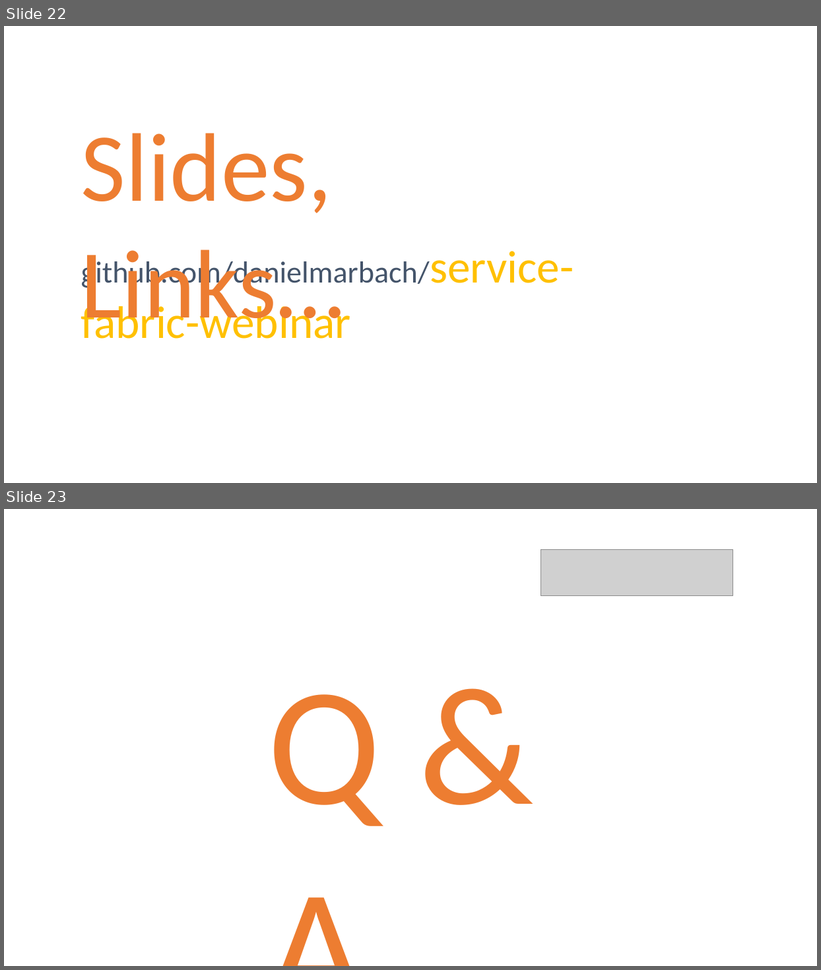
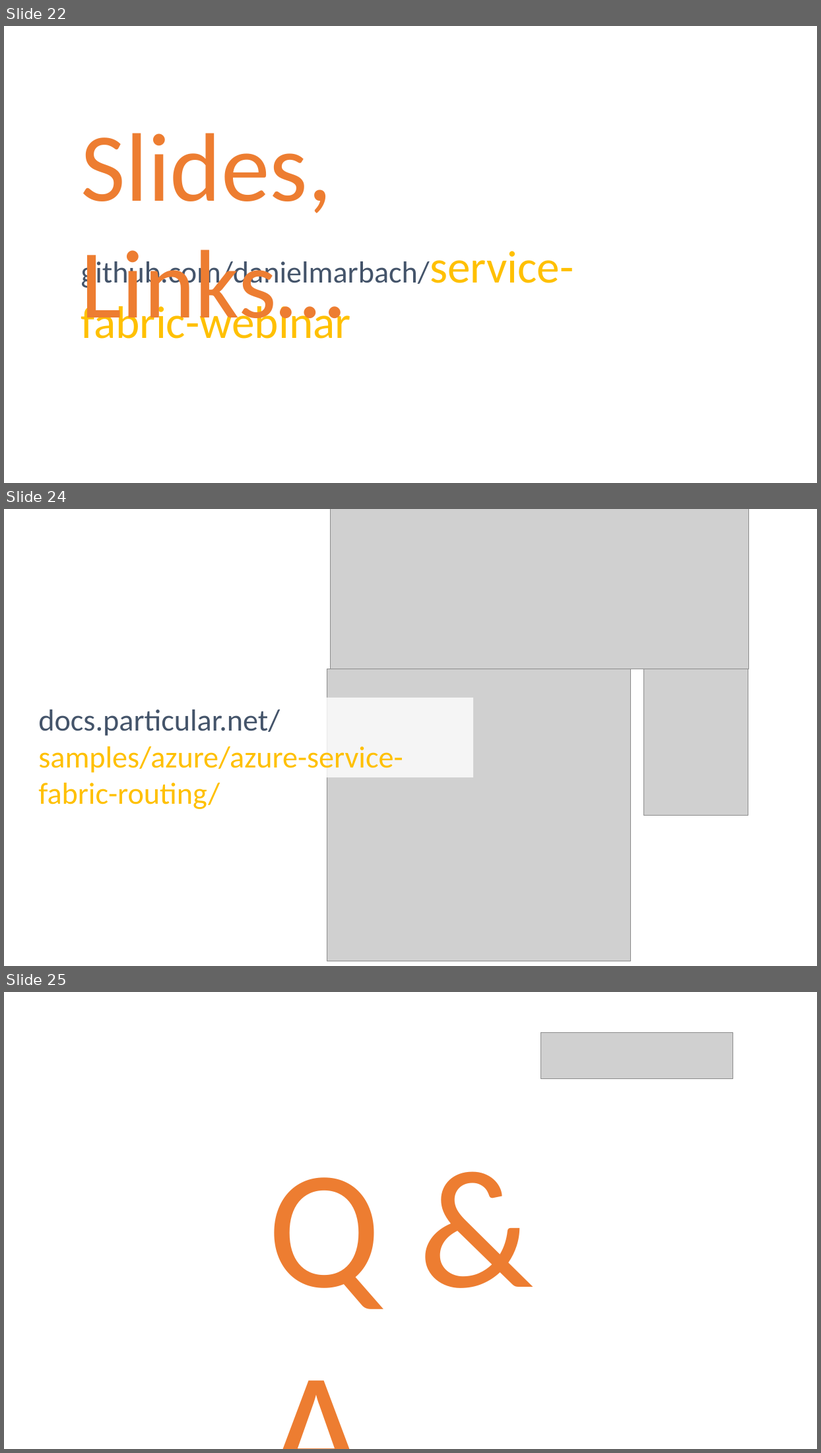
Before and after one commit to danielmarbach/service-fabric-webinar, a slide deck: Slides.pptx. Shown one above the other, each under a label of ours: slides 22 and 23 before the commit, slides 22, 24 and 25 after it; the slides between them are not shown. The pictures are 821x970 and 821x1453 pixels, drawn with LibreOffice and Linux fonts; fonts in the diff are those of the drawing; grey boxes stand for pictures. Boxes give left, top, right and bottom in pixels: in the first picture for what was removed or moved away, otherwise in the second. Text is boxed around its words. In the diff, an @@ line names an element or a change of style, - is before the commit and + after.

Commit message:
Slides

```diff
--- a/Slides.pptx
+++ b/Slides.pptx
@@ slide 24 added at box(4, 509, 817, 966), background #FFFFFF @@
@@ picture added at box(330, 509, 748, 669) @@
@@ rectangle added at box(18, 680, 523, 787), fill #FFFFFF at 85% opacity @@
@@ picture added at box(327, 669, 630, 962) @@
@@ picture added at box(644, 669, 748, 816) @@
@@ rectangle added at box(32, 698, 474, 778), fill #FFFFFF at 80% opacity, 36 pt, text #FFC000 @@
+docs.particular.net/
+samples/azure/azure-service-fabric-routing/
@@ what was slide 23 is now slide 25 @@
```
Also in this commit, not shown: 1 other slide added, 1 other file.
